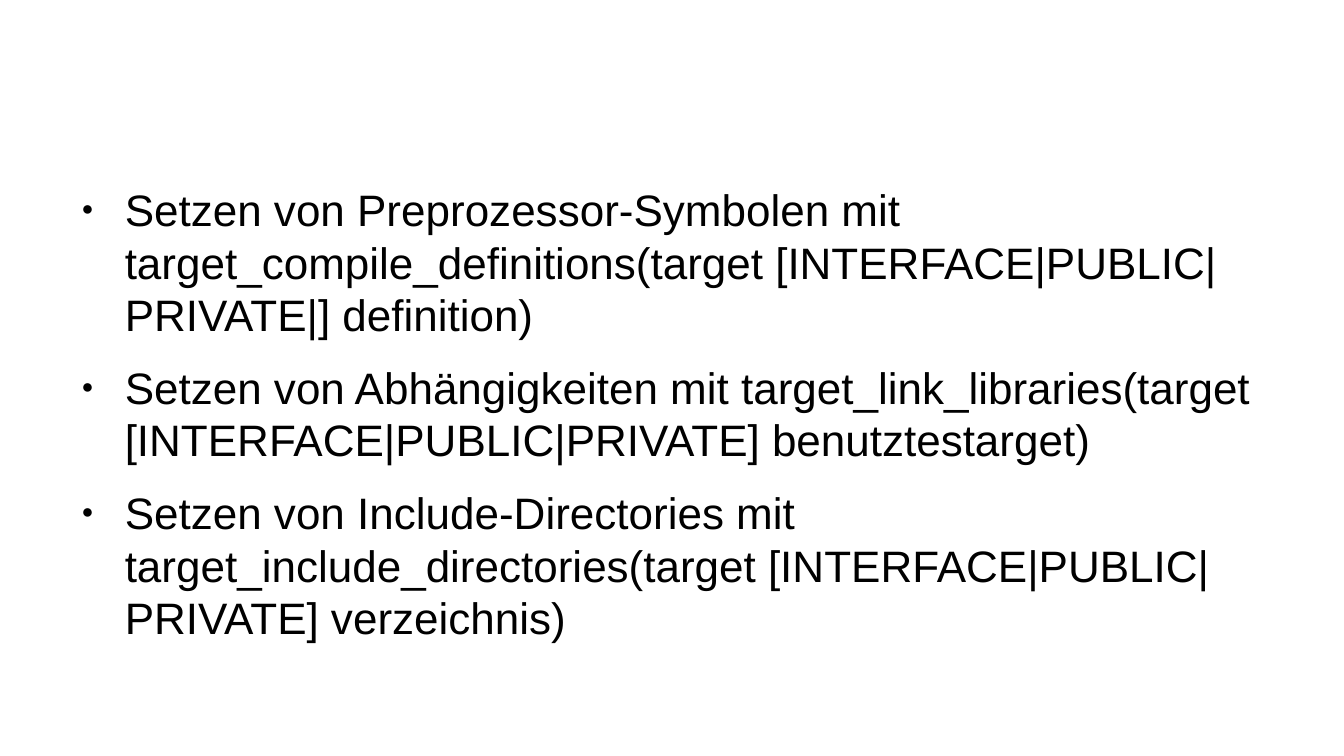
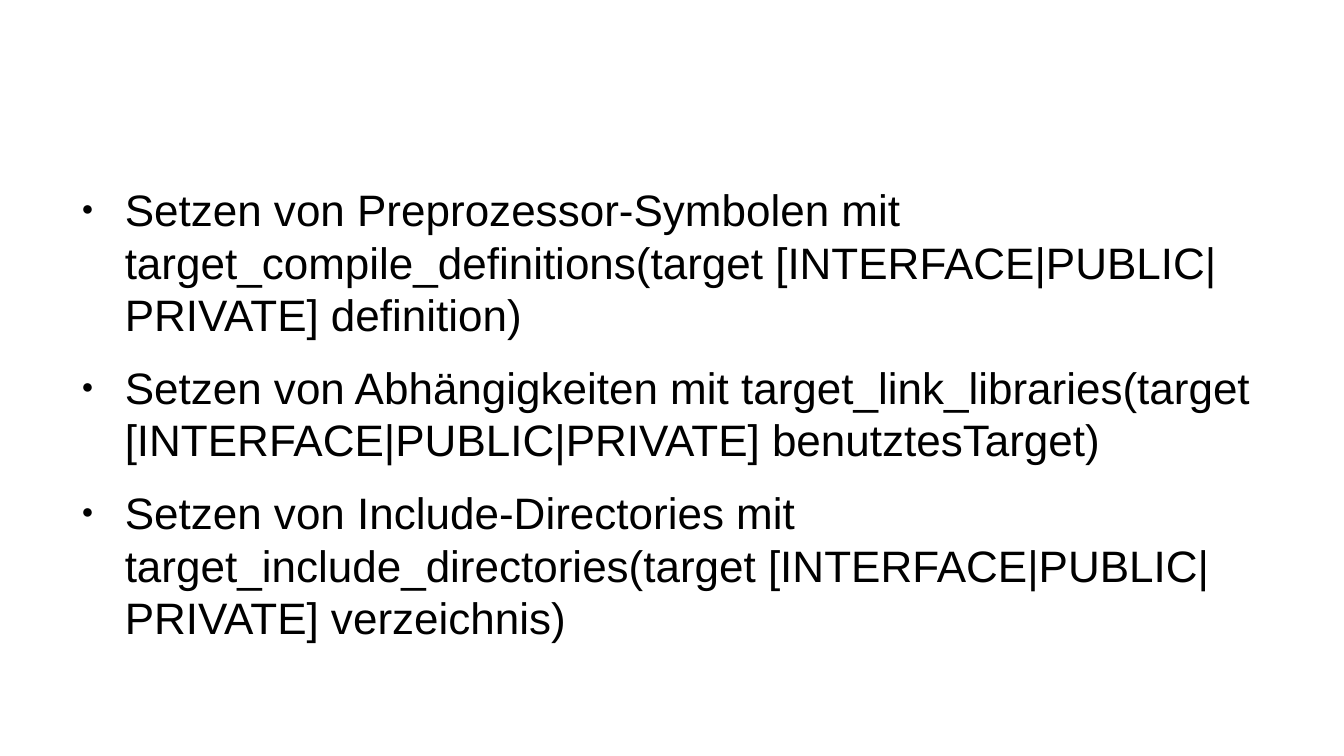
Before and after one commit to carstenkuckuk/CppUGBochum, a slide deck: slide 50 of doc/20180920_CppUGBochum_CI_Jenkins_CMake_GoogleTest.odp. Drawn at 1344x756 pixels with LibreOffice and Linux fonts; fonts in the diff are those of the drawing; background and template pictures are left out. Boxes give left, top, right and bottom in pixels: in the first picture for what was removed or moved away, otherwise in the second. Text is boxed around its words. In the diff, an @@ line names an element or a change of style, - is before the commit and + after.

Commit message:
Typos

```diff
--- a/doc/20180920_CppUGBochum_CI_Jenkins_CMake_GoogleTest.odp
+++ b/doc/20180920_CppUGBochum_CI_Jenkins_CMake_GoogleTest.odp
@@ text at (x1=125, y1=194, x2=1250, y2=465): text changed @@
-● Setzen von Preprozessor-Symbolen mit target_compile_definitions(target [INTERFACE|PUBLIC|PRIVATE|] definition)
-● Setzen von Abhängigkeiten mit target_link_libraries(target [INTERFACE|PUBLIC|PRIVATE] benutztestarget)
+● Setzen von Preprozessor-Symbolen mit target_compile_definitions(target [INTERFACE|PUBLIC|PRIVATE] definition)
+● Setzen von Abhängigkeiten mit target_link_libraries(target [INTERFACE|PUBLIC|PRIVATE] benutztesTarget)
```
Also in this commit, not shown: 13 other slides changed.
